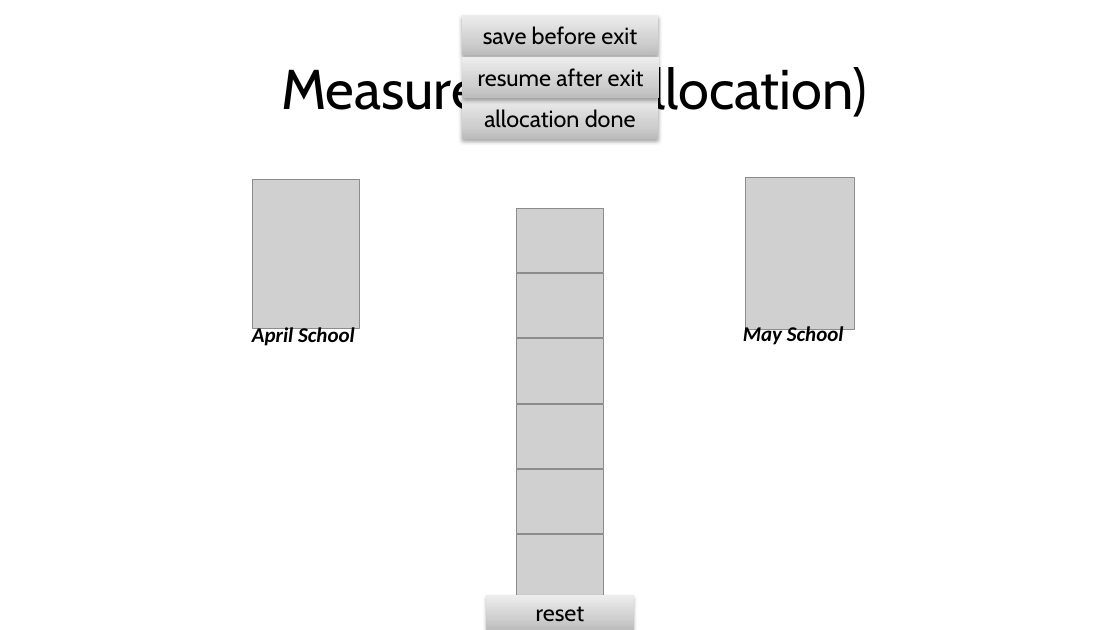
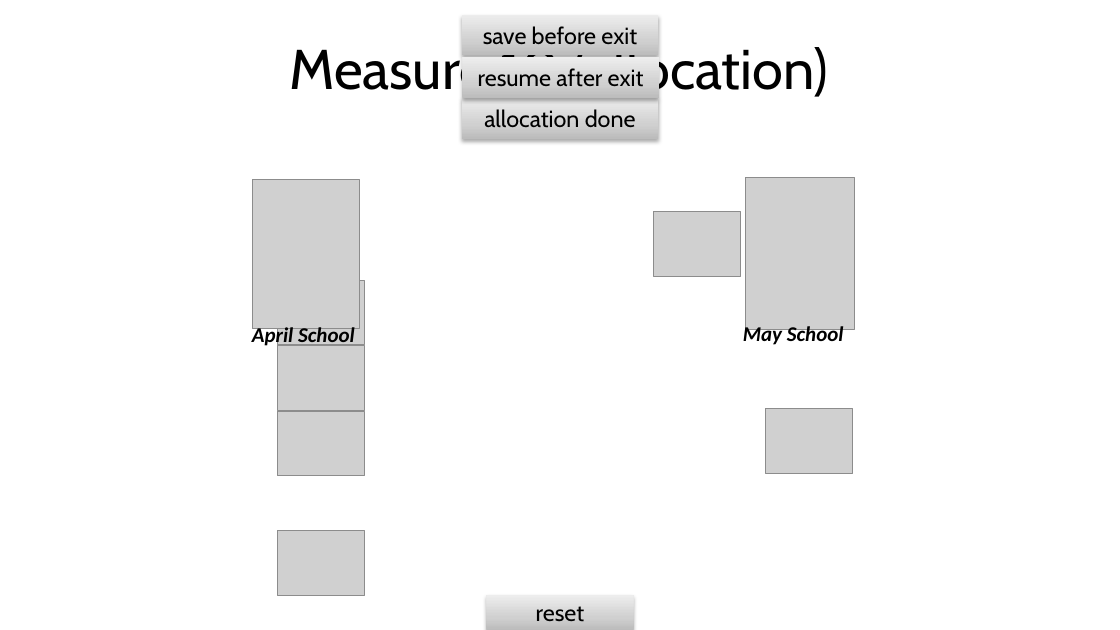
Before and after one commit to mariannazhang/PowerPoint-auto-coding, a slide deck: slide 23 of stimuli.pptm (slide 22 before the commit). Drawn at 1120x630 pixels with LibreOffice and Linux fonts; fonts in the diff are those of the drawing; grey boxes stand for pictures. Boxes give left, top, right and bottom in pixels: in the first picture for what was removed or moved away, otherwise in the second. Text is boxed around its words. In the diff, an @@ line names an element or a change of style, - is before the commit and + after.

Commit message:
reimplement resource allocation and reset between anchor objects

```diff
--- a/stimuli.pptm
+++ b/stimuli.pptm
@@ text at bbox=[289, 42, 828, 102]: text changed @@
-Measure 9 (LR allocation)
+Measure 10 (allocation)
@@ picture: place and size @@
-picture at bbox=[517, 208, 604, 273]
+picture at bbox=[654, 212, 741, 276]
@@ picture: place and size @@
-picture at bbox=[517, 273, 604, 338]
+picture at bbox=[277, 281, 365, 345]
@@ picture: place and size @@
-picture at bbox=[517, 339, 604, 403]
+picture at bbox=[277, 346, 365, 411]
@@ picture: place and size @@
-picture at bbox=[517, 404, 604, 469]
+picture at bbox=[277, 411, 365, 476]
@@ picture: place and size @@
-picture at bbox=[517, 470, 604, 534]
+picture at bbox=[765, 409, 853, 474]
@@ picture: place and size @@
-picture at bbox=[517, 535, 604, 600]
+picture at bbox=[277, 531, 365, 596]
```
Also in this commit, not shown: 2 other slides changed, 2 other files.
